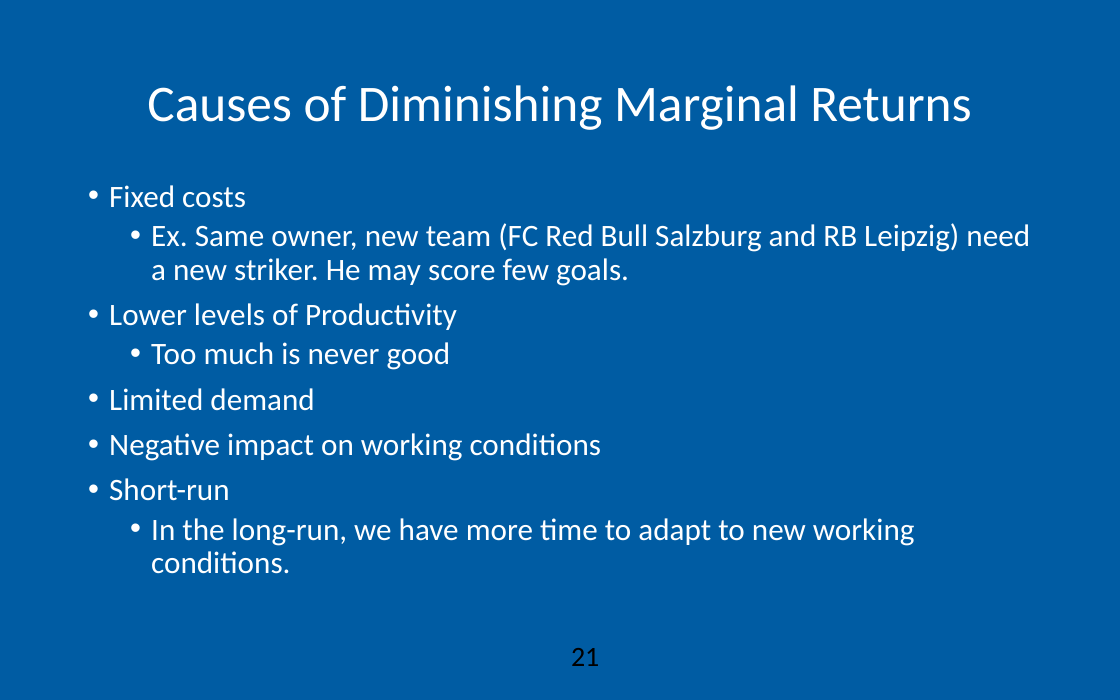
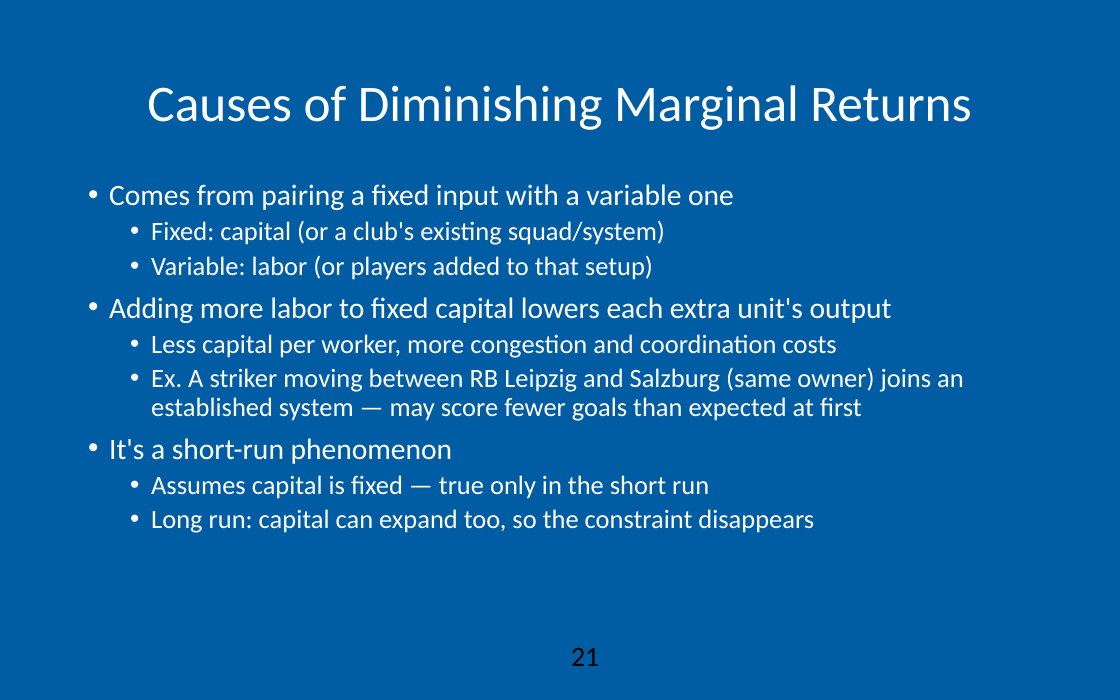
Before and after one commit to AEGDDI/idr305, a slide deck: slide 21 of lectures/L4.pptx. Drawn at 1120x700 pixels with LibreOffice and Linux fonts; fonts in the diff are those of the drawing; background and template pictures are left out. Boxes give left, top, right and bottom in pixels: in the first picture for what was removed or moved away, otherwise in the second. Text is boxed around its words. In the diff, an @@ line names an element or a change of style, - is before the commit and + after.

```diff
--- a/lectures/L4.pptx
+++ b/lectures/L4.pptx
@@ text at [109,184,964,533]: text changed; size 20 to 17 pt @@
-• Fixed costs
-  • Ex. Same owner, new team (FC Red Bull Salzburg and RB Leipzig) need a new striker. He may score few goals.
-• Lower levels of Productivity
-  • Too much is never good
-• Limited demand
-• Negative impact on working conditions
-• Short-run
-  • In the long-run, we have more time to adapt to new working conditions.
+• Comes from pairing a fixed input with a variable one
+  • Fixed: capital (or a club's existing squad/system)
+  • Variable: labor (or players added to that setup)
+• Adding more labor to fixed capital lowers each extra unit's output
+  • Less capital per worker, more congestion and coordination costs
+  • Ex. A striker moving between RB Leipzig and Salzburg (same owner) joins an established system — may score fewer goals than expected at first
+• It's a short-run phenomenon
+  • Assumes capital is fixed — true only in the short run
+  • Long run: capital can expand too, so the constraint disappears
```
Also in this commit, not shown: 2 other slides changed, 1 slide added, 1 slide removed, 5 other files.
